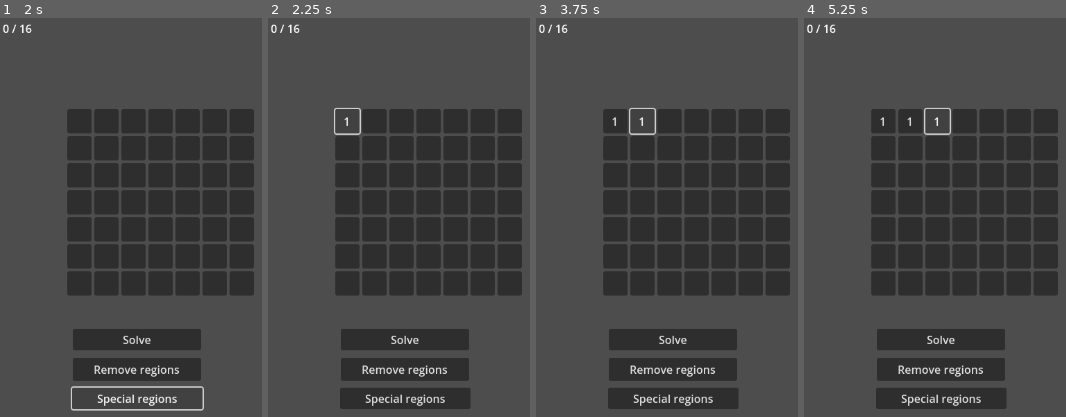
Above: before the commit, frames 1-4 (left to right).
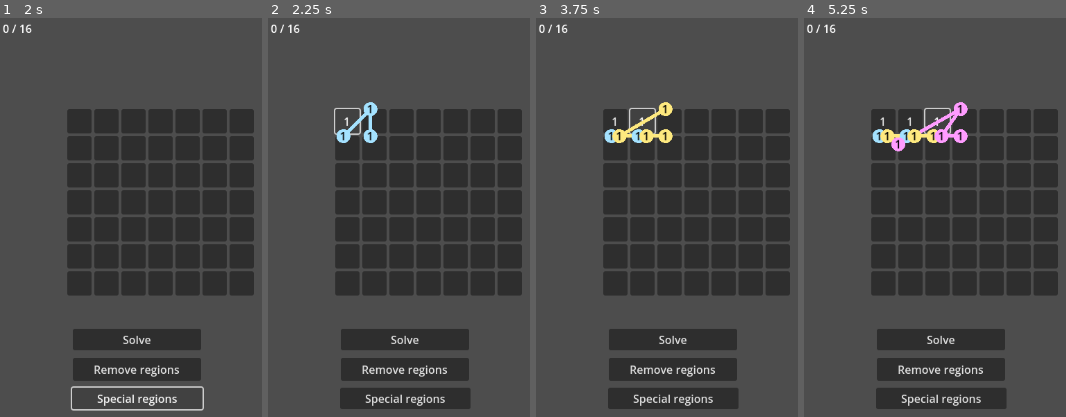
Above: after the commit, the same moments.

Repository: flavia-telcean/minesweedoku
Game: Godot game, scene res://main.tscn
Two runs of this game, one before a commit and one after it. Both use one fixed random seed, a clock stepped at 60 frames per second and the inputs below.
Inputs (mouse positions are in pixels of both pictures, inside the frame that each line leads up to):
- Up to frame 1 (2 s): click "Remove regions" at 0.5 s; click "Special regions" at 1.25 s
- Up to frame 2 (2.25 s): click (346, 121) at 2.02 s
- Up to frame 3 (3.75 s): click "1" at 2.75 s; click (643, 121) at 3.52 s
- Up to frame 4 (5.25 s): click "1" at 4.25 s; click (937, 121) at 5.02 s

Frame 1 is identical in both runs. In frame 2, 0.6% of the frame differs, in the area x 25-42%, y 21-32%; in frame 3, 1.0%; in frame 4, 1.5%, in the area x 25-63%, y 21-34%.
Error before the commit: Parse Error: Too few arguments for "apply()" call. Expected at least 5 but received 4. (res://Solver.gd:124)

Commit message:
Improve the display of regions
Now points go in positions previously occupied by other points

Diff:
--- a/Cell.gd
+++ b/Cell.gd
@@ -1,7 +1,10 @@
 class_name Cell
 
 var id : int
-var next_subposition : int = 0
+var lines : Array[int] = []
+
+func next_subposition() -> int:
+	return len(lines)
 
 func _init(i : int):
 	id = i
--- a/MineGrid.gd
+++ b/MineGrid.gd
@@ -139,13 +139,13 @@
 	return self.mines
 
 func flag_count() -> int:
-	var count : int = 0;
+	var fcount : int = 0;
 	for t in self.tiles:
 		if(t.reveal and t.mine):
-			count += 1
+			fcount += 1
 		if(t.flag):
-			count += 1
-	return count
+			fcount += 1
+	return fcount
 
 func region_at_cell(t : Tile, i : int) -> Region:
 	if(not t.reveal or t.is_known_mine()):
@@ -238,13 +238,13 @@
 func get_point_position(id : int, region_id : int) -> Vector2:
 	var position_id : int = get_position_id(id, region_id)
 	if(position_id not in cell_positions):
-		tiles[id].cell.next_subposition += 1
-		cell_positions[position_id] =  get_tile_position(tiles[id]) + get_tile_subposition(tiles[id], tiles[id].cell.next_subposition)
+		cell_positions[position_id] =  get_tile_position(tiles[id]) + get_tile_subposition(tiles[id], tiles[id].cell.next_subposition())
 	return cell_positions[position_id]
 
 func create_line(cells : Array[int], id : int, label : String):
 	if(len(cells) > 12):
 		return
+	cells.map(func(x): tiles[x].cell.lines.append(id))
 	var positions : Array[Vector2] = []
 	positions.assign(cells.map(func(x): return get_point_position(x, id)))
 	var line := Line2D.new()
@@ -259,18 +259,18 @@
 	lines.append(line)
 
 func remove_line(id : int):
-	lines = lines.filter(func(line):
+	lines.assign(lines.filter(func(line):
 		if(line.get_name().to_int() == id):
+			line.queue_free()
 			get_parent().remove_child(line)
-			line.queue_free()
-		return line.get_name().to_int() != id)
+		return line.get_name().to_int() != id))
 
 func remove_point(id : int, region : int, new_label : String = ""):
 	if(get_position_id(id, region) not in cell_positions):
 		print("Attempt to remove point that doesn't exist: ", id, " of ", region)
 		return
 	for i in lines:
-		tiles[id].cell.next_subposition -= 1
+		tiles[id].cell.lines.erase(region)
 		var point_position : Vector2 = cell_positions[get_position_id(id, region)]
 		if(point_position not in i.points):
 			continue
--- a/Region.gd
+++ b/Region.gd
@@ -17,9 +17,9 @@
 	var cell := Cell.new(new_id)
 	cells.append(cell)
 
-func has_cell(id : int) -> bool:
+func has_cell(cid : int) -> bool:
 	for i in cells:
-		if(i.id == id):
+		if(i.id == cid):
 			return true
 	return false
 
@@ -46,9 +46,11 @@
 	return ids
 
 func create_line(mine_grid : MineGrid):
+	mine_grid.remove_line(id)
 	mine_grid.create_line(cell_ids(), id, str(formula))
 
 func remove_line(mine_grid : MineGrid):
+	cells.map(func (c): mine_grid.remove_point(c.id, self.id))
 	mine_grid.remove_line(id)
 
 func equal(other : Region) -> bool:
--- a/Solver.gd
+++ b/Solver.gd
@@ -33,9 +33,7 @@
 			Parser.Tokens.Region:
 				a.type = Type.NewRegion
 				assert(len(tree) == 3 and tree[1].type == Parser.Tokens.Number)
-				if(tree[1].number not in regionids):
-					regionids[tree[1].number] = randi()
-				a.regionid = regionids[tree[1].number]
+				a.regionid = tree[1].number
 				var parser := Parser.new()
 				a.regionformula = parser.parse(tree[2])
 			_:
@@ -58,6 +56,7 @@
 				assert(len(found_regions) <= 1)
 				if(len(found_regions) == 1):
 					found_regions[0].cells += cells
+					solver.update_region(found_regions[0])
 					return
 				var region := Region.new()
 				region.cells = cells.duplicate()
@@ -121,7 +120,7 @@
 		var variables : Dictionary = applies(r)
 		if(not variables):
 			return
-		region_action.apply(solver, mine_grid, variables, r.cells)
+		region_action.apply(solver, mine_grid, variables, r.cells, randi())
 
 class Rule2:
 	var region1_formula : Formula
@@ -240,6 +239,9 @@
 	regions.append(region)
 	region.create_line(mine_grid)
 
+func update_region(region : Region):
+	region.create_line(mine_grid)
+
 func new_region_at_cell(i : int):
 	var region : Region = mine_grid.indexize(mine_grid.region_at_cell, i)
 	if(region):
@@ -259,7 +261,10 @@
 			r.remove_mine(mine_grid, i)
 
 func remove_empty_regions():
-	regions = regions.filter(func(r): return len(r.cells) > 0)
+	regions = regions.filter(func(r):
+		if(not len(r.cells)):
+			r.remove_line(mine_grid)
+		return len(r.cells) > 0)
 
 func remove_duplicate_regions():
 	var to_be_removed : Array[int] = []
@@ -268,7 +273,7 @@
 			if(regions[i].equal(regions[j])):
 				regions[j].remove_line(mine_grid)
 				to_be_removed.append(regions[j].id)
-	regions = regions.filter(func(r): return r.id not in to_be_removed)
+	regions.assign(regions.filter(func(r): return r.id not in to_be_removed))
 
 func step():
 	var old_regions : Array[Region] = regions.duplicate()
